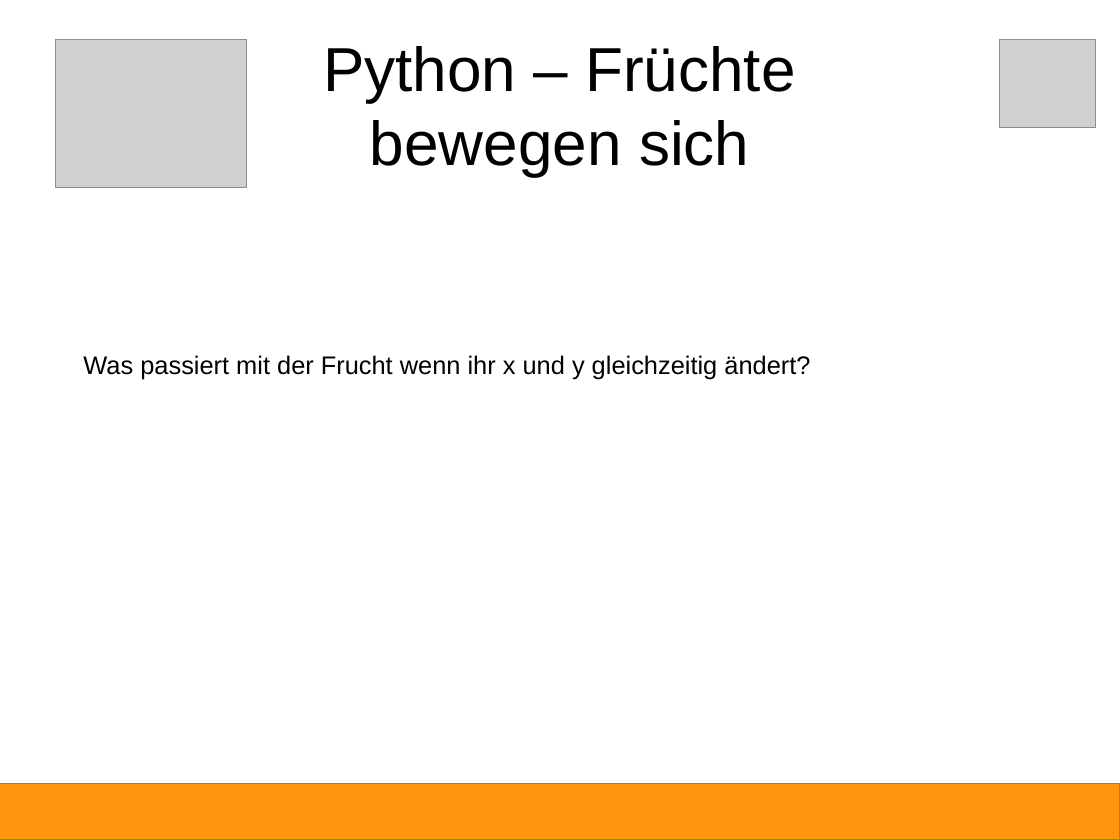
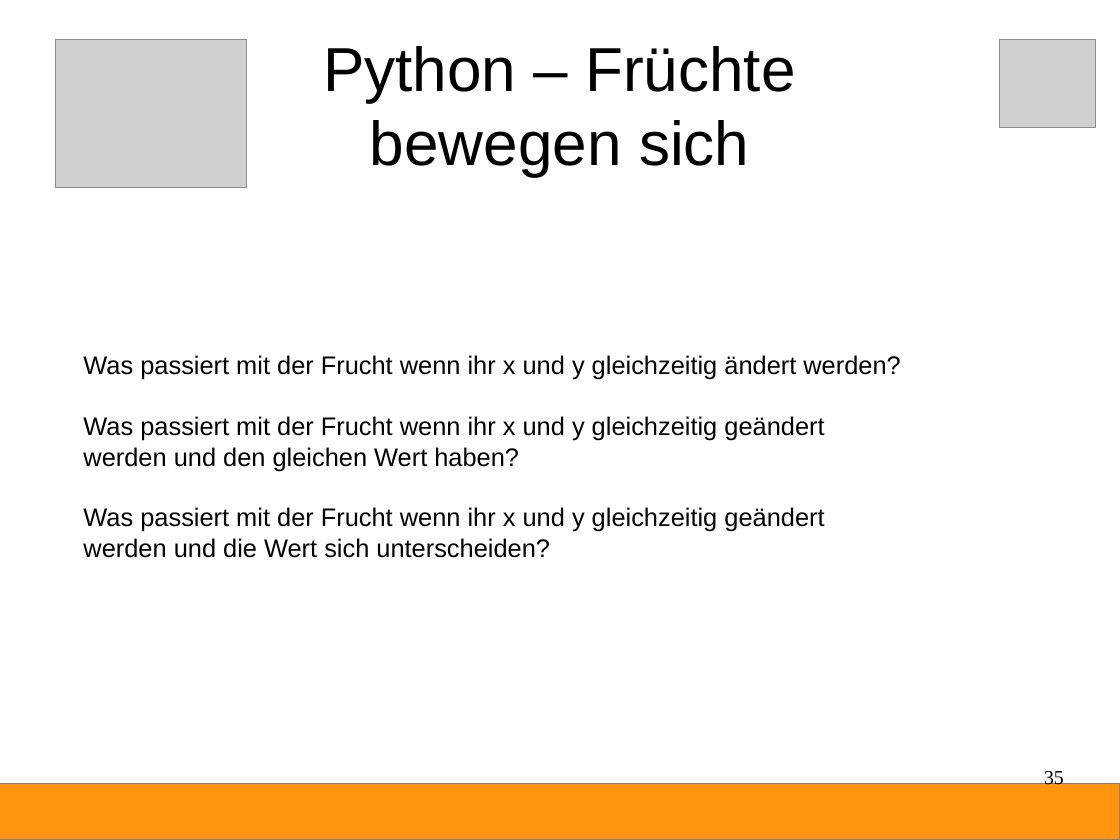
Before and after one commit to Devoxx4KidsDE/python-games, a slide deck: slide 35 of fruchthuhn/Python-Anleitung.odp (slide 29 before the commit). Drawn at 1120x840 pixels with LibreOffice and Linux fonts; fonts in the diff are those of the drawing; grey boxes stand for pictures. Boxes give left, top, right and bottom in pixels: in the first picture for what was removed or moved away, otherwise in the second. Text is boxed around its words. In the diff, an @@ line names an element or a change of style, - is before the commit and + after.

```diff
--- a/fruchthuhn/Python-Anleitung.odp
+++ b/fruchthuhn/Python-Anleitung.odp
@@ text at (83, 355, 900, 558): text changed @@
-Was passiert mit der Frucht wenn ihr x und y gleichzeitig ändert?
+Was passiert mit der Frucht wenn ihr x und y gleichzeitig ändert werden?
+Was passiert mit der Frucht wenn ihr x und y gleichzeitig geändert
+werden und den gleichen Wert haben?
+Was passiert mit der Frucht wenn ihr x und y gleichzeitig geändert
+werden und die Wert sich unterscheiden?
@@ page number added at (1044, 769, 1064, 789), 14 pt, text #000000 @@
+35
```
Also in this commit, not shown: 34 other slides changed, 7 slides added, 1 slide removed, 1 other file.
